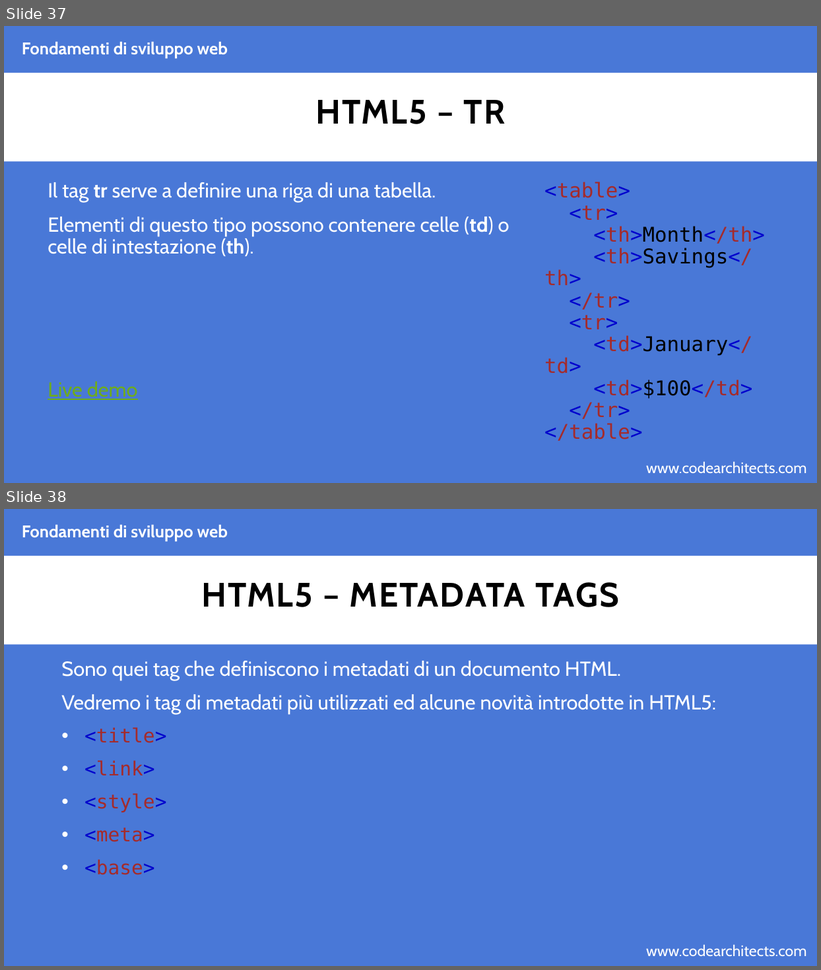
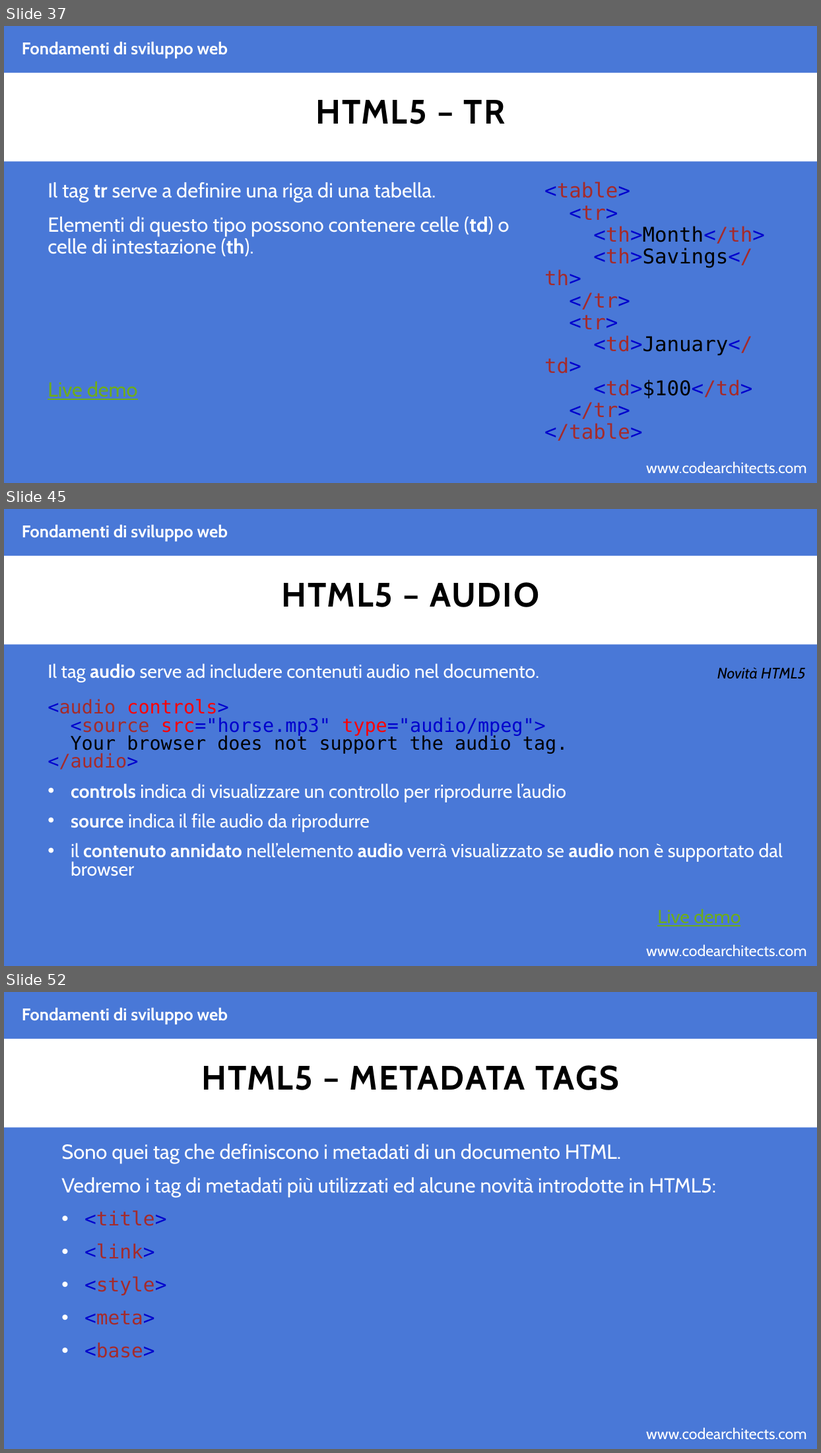
Before and after one commit to CodeArchitectsTraining/fondamenti-sviluppo-web-29052018, a slide deck: slides/html.pptx. Shown one above the other, each under a label of ours: slides 37 and 38 before the commit, slides 37, 45 and 52 after it; the slides between them are not shown. The pictures are 821x970 and 821x1453 pixels, drawn with LibreOffice and Linux fonts; fonts in the diff are those of the drawing; background and template pictures are left out. Boxes give left, top, right and bottom in pixels: in the first picture for what was removed or moved away, otherwise in the second. Text is boxed around its words. In the diff, an @@ line names an element or a change of style, - is before the commit and + after.

Commit message:
adding html slides

```diff
--- a/slides/html.pptx
+++ b/slides/html.pptx
@@ slide 45 added at (x1=4, y1=509, x2=817, y2=966), background #4978D7; not listed: 2 template elements that a slide beside it also shows @@
@@ text added at (x1=22, y1=524, x2=228, y2=541), 20 pt, text #FFFFFF, bold @@
+Fondamenti di sviluppo web
@@ title added at (x1=282, y1=582, x2=539, y2=607), 40 pt, text #000000, bold @@
+HTML5 – AUDIO
@@ text added at (x1=48, y1=663, x2=783, y2=927), 22.2 pt, text #FFFFFF @@
+Il tag audio serve ad includere contenuti audio nel documento.
+<audio controls>
+<source src="horse.mp3" type="audio/mpeg">
+Your browser does not support the audio tag.
+</audio>
+• controls indica di visualizzare un controllo per riprodurre l’audio
+• source indica il file audio da riprodurre
+• il contenuto annidato nell’elemento audio verrà visualizzato se audio non è supportato dal browser
+Live demo
@@ text added at (x1=717, y1=667, x2=805, y2=679), 18 pt, text #000000, italic @@
+Novità HTML5
@@ what was slide 38 is now slide 52 @@
```
Also in this commit, not shown: 13 other slides added, 2 other files.
